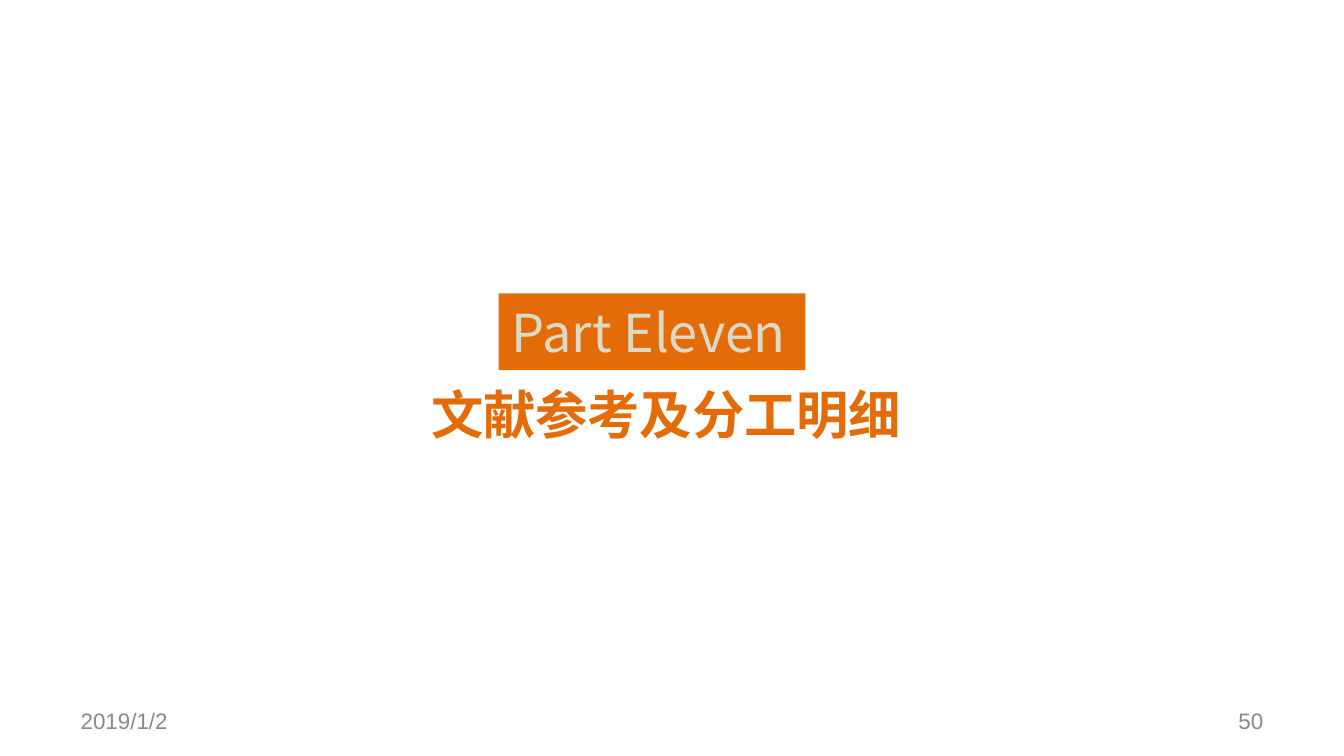
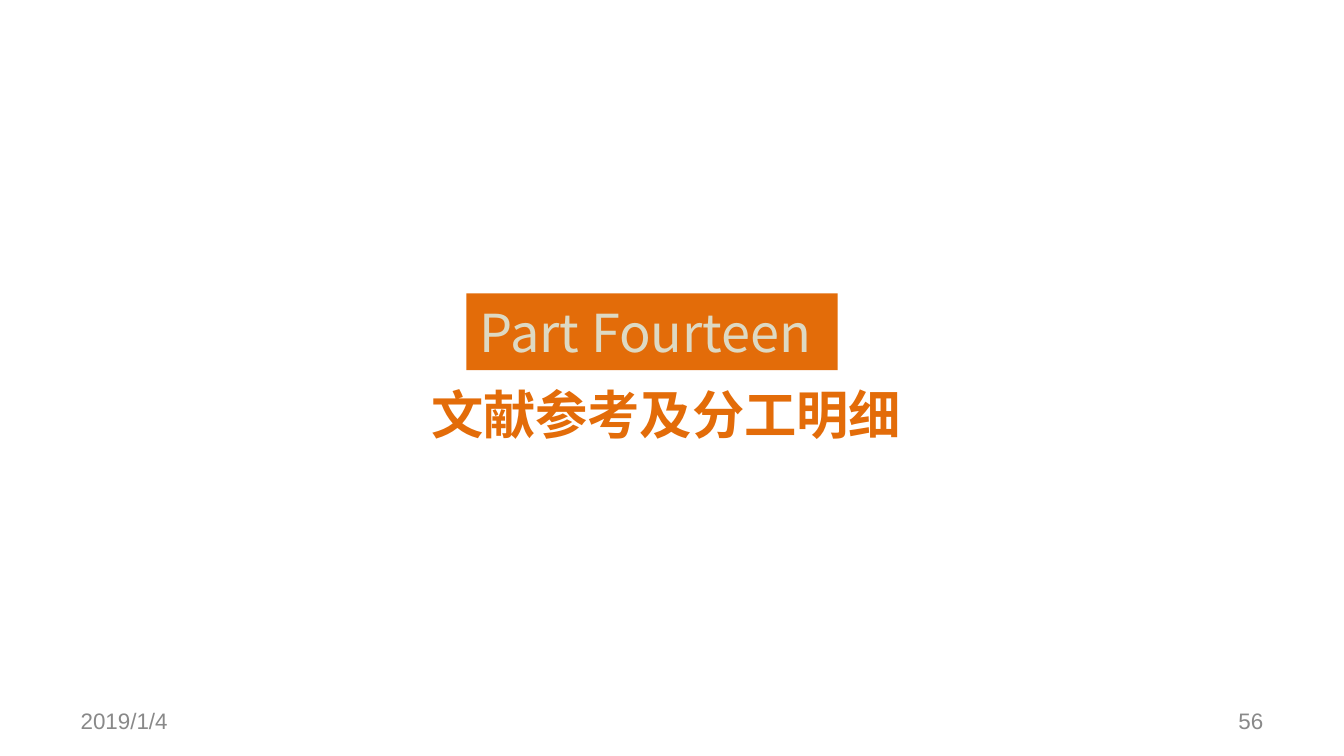
Before and after one commit to SoftwareRequirtmentsG02/Document, a slide deck: slide 56 of 案例教学系统/受控文档/分析设计/PPT/PRD2018-G02-SRS评审PPT.pptx (slide 50 before the commit). Drawn at 1344x756 pixels with LibreOffice and Linux fonts; fonts in the diff are those of the drawing; background and template pictures are left out. Boxes give left, top, right and bottom in pixels: in the first picture for what was removed or moved away, otherwise in the second. Text is boxed around its words. In the diff, an @@ line names an element or a change of style, - is before the commit and + after.

```diff
--- a/案例教学系统/受控文档/分析设计/PPT/PRD2018-G02-SRS评审PPT.pptx
+++ b/案例教学系统/受控文档/分析设计/PPT/PRD2018-G02-SRS评审PPT.pptx
@@ rectangle "Part Fourteen": place and size @@
-rectangle "Part Fourteen" at [499, 293, 805, 370]
+rectangle "Part Fourteen" at [466, 293, 837, 370]
@@ text in rectangle at [480, 313, 811, 353]: text changed @@
-Part Eleven
+Part Fourteen
@@ text at [81, 713, 168, 729]: text changed @@
-2019/1/2
+2019/1/4
@@ page number at [1238, 713, 1263, 729]: text changed @@
-50
+56
```
Also in this commit, not shown: 49 other slides changed, 9 slides added, 3 slides removed, 1 other file.
